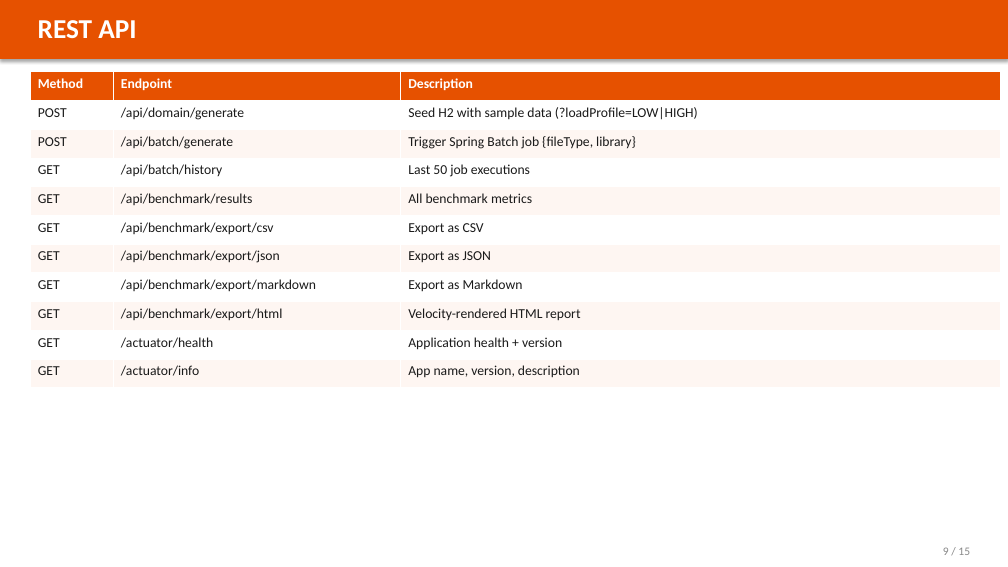
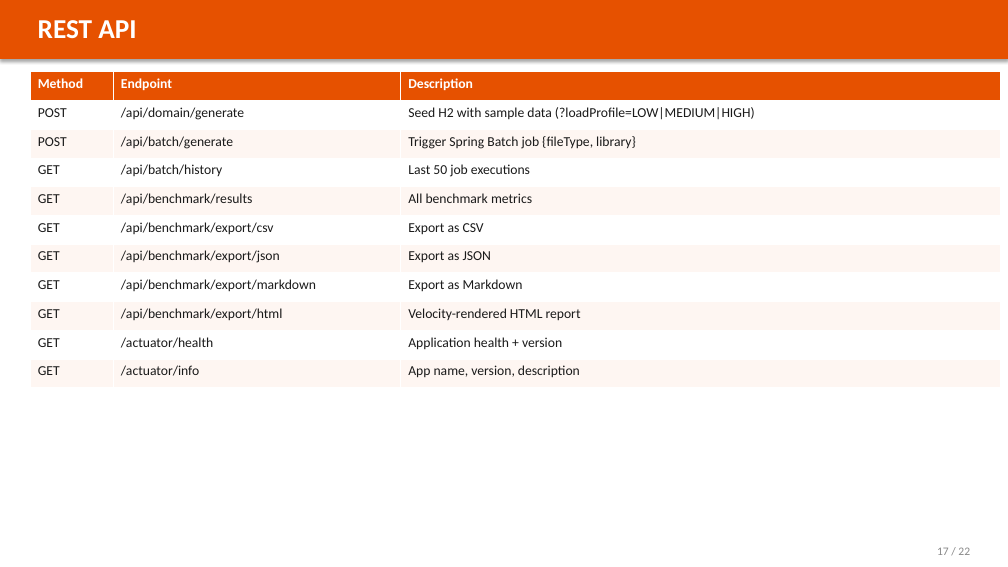
Before and after one commit to wallaceespindola/fixed-length-converters, a slide deck: slide 17 of docs/slides/banking-parser-platform.pptx (slide 9 before the commit). Drawn at 1008x567 pixels with LibreOffice and Linux fonts; fonts in the diff are those of the drawing. Boxes give left, top, right and bottom in pixels: in the first picture for what was removed or moved away, otherwise in the second. Text is boxed around its words. In the diff, an @@ line names an element or a change of style, - is before the commit and + after.

Commit message:
docs: ground the formatter comparison in verified data
The comparison tables rated libraries on adjectives alone — no versions, no
release dates, no maintenance signal, and nothing a bank could use to judge
operational risk.

Replace them with facts gathered on 2026-07-27 from Maven Central metadata,
the GitHub REST API and deps.dev: pinned vs latest version, release dates,
repository activity, stars, governance model, dependent packages, license,
jar size and transitive cost (camel-bindy drags in icu4j at 14 MB), plus the
CVE-2020-13936 caveat for Velocity templates. Maven Central publishes no
download counts, so dependents and release cadence stand in for adoption and
the docs say so rather than quoting an invented number.

Add measured throughput for all nine approaches: a 36-benchmark JMH run and
end-to-end batch-pipeline records/second. fixedformat4j leads CODA; the two
annotation-derived Spring Batch hybrids match native Spring Batch, confirming
the reflection cost is construction-time only.

Deck grows from 15 to 22 slides (annotation-derived layouts, library health,
adoption, supply chain, bank suitability, both performance views). README and
CLAUDE.md updated; PPTX regenerated from tools/python/generate_pptx.py.

```diff
--- a/docs/slides/banking-parser-platform.pptx
+++ b/docs/slides/banking-parser-platform.pptx
@@ table at (x1=30, y1=72, x2=1000, y2=388) @@
-row 2, column 3: Seed H2 with sample data (?loadProfile=LOW|HIGH)
+row 2, column 3: Seed H2 with sample data (?loadProfile=LOW|MEDIUM|HIGH)
@@ text at (x1=937, y1=547, x2=970, y2=555): text changed @@
-9 / 15
+17 / 22
```
Also in this commit, not shown: 13 other slides changed, 8 slides added, 1 slide removed, 7 other files.
